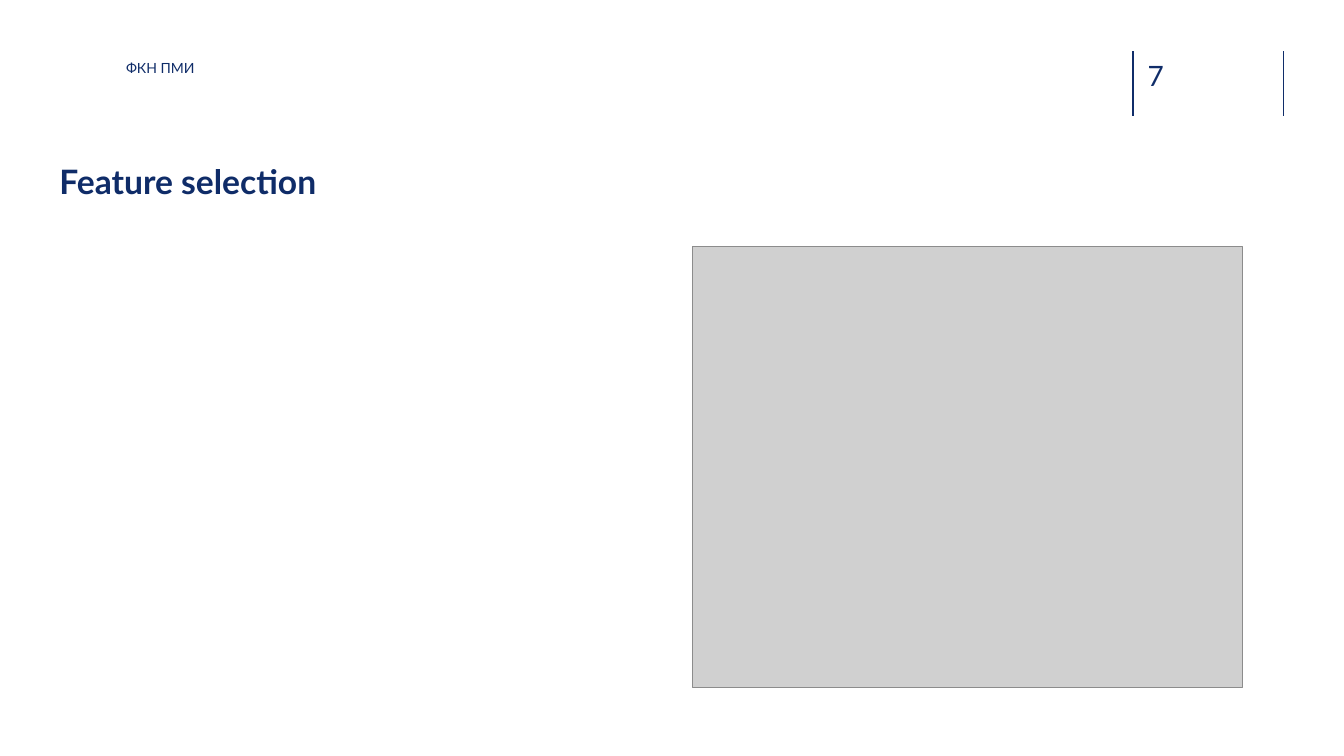
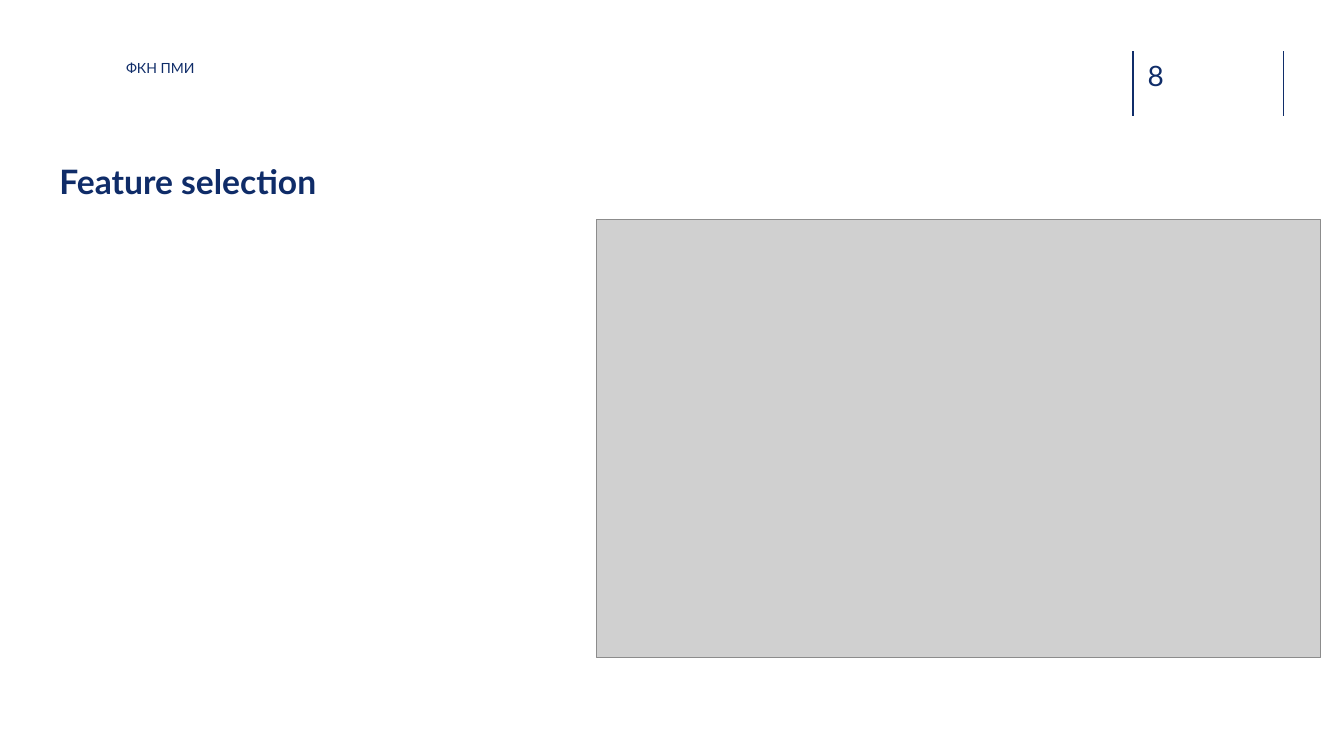
Before and after one commit to potroshitelshuk/Iterative-Class-Discovery, a slide deck: slide 8 of Отчетные материалы/Презентация.pptx (slide 7 before the commit). Drawn at 1344x756 pixels with LibreOffice and Linux fonts; fonts in the diff are those of the drawing; grey boxes stand for pictures; background and template pictures are left out. Boxes give left, top, right and bottom in pixels: in the first picture for what was removed or moved away, otherwise in the second. Text is boxed around its words. In the diff, an @@ line names an element or a change of style, - is before the commit and + after.

```diff
--- a/Отчетные материалы/Презентация.pptx
+++ b/Отчетные материалы/Презентация.pptx
@@ page number at bbox=[1148, 65, 1164, 87]: text changed @@
-7
+8
@@ picture: place and size @@
-picture at bbox=[693, 247, 1243, 688]
+picture at bbox=[597, 219, 1322, 657]
```
Also in this commit, not shown: 1 other slide changed, 1 slide added.
